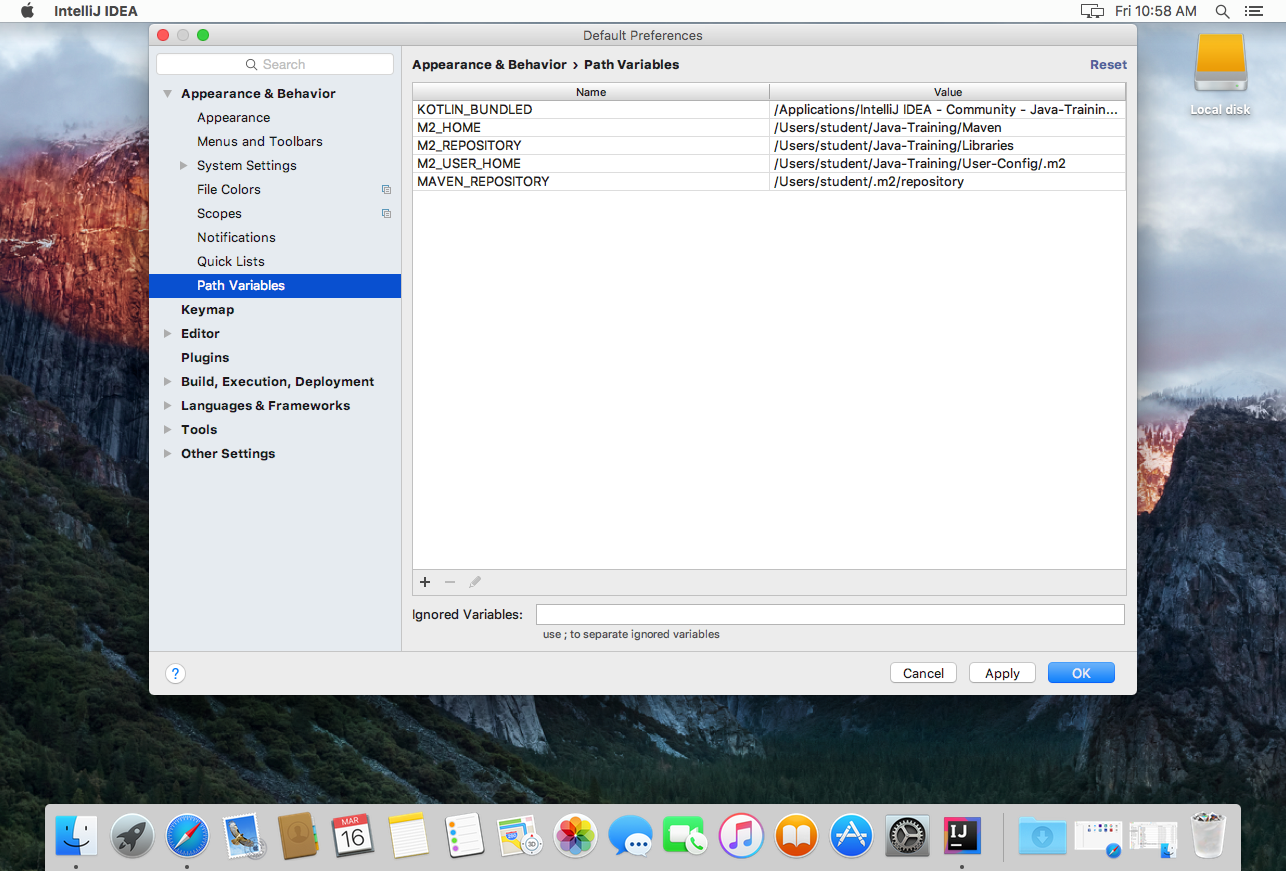
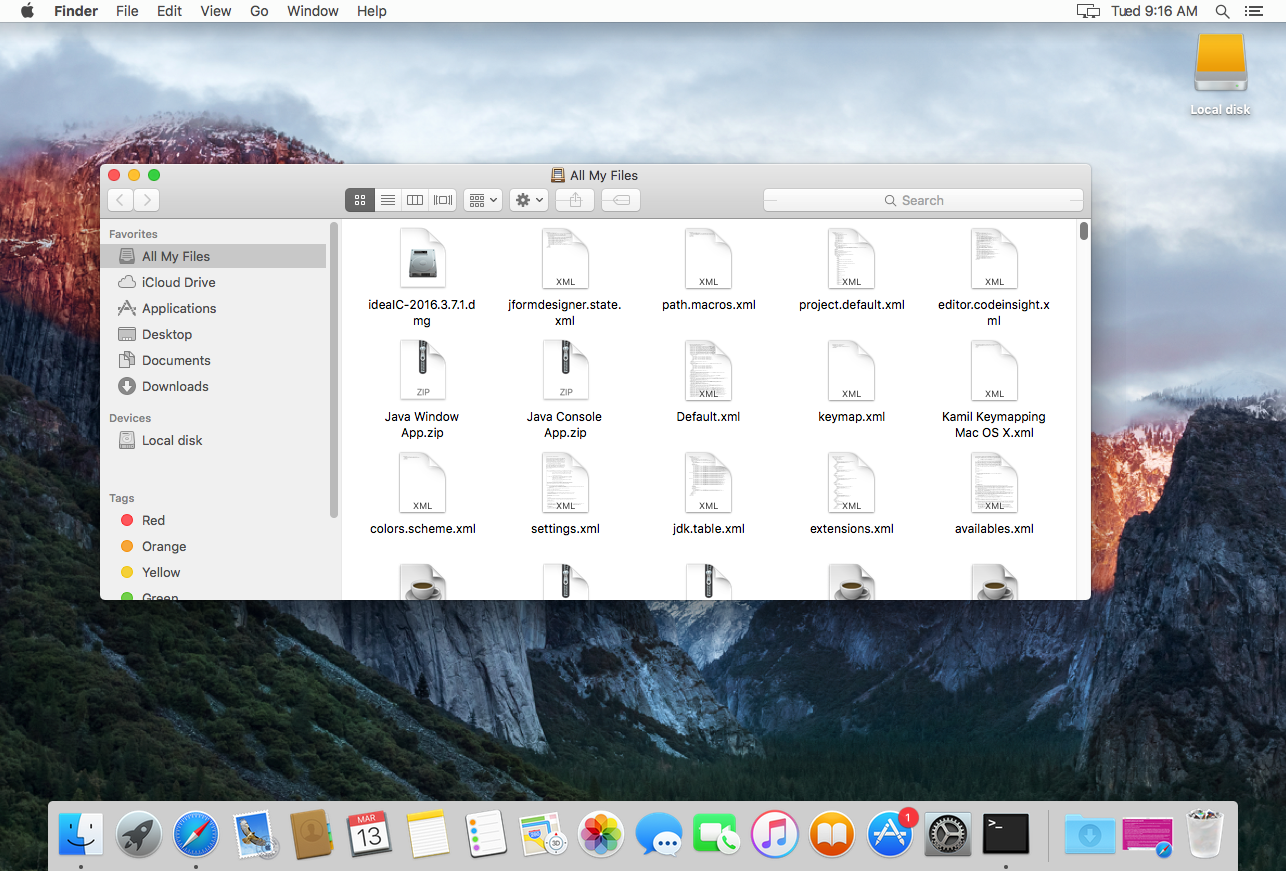
Layer changes from the first 1286 × 871 image to the second:
added layer "Layer 2" above "Rectangle 1 copy" over left=1126, top=5, right=1198, bottom=434
painted on "Layer 1" over left=44, top=4, right=1242, bottom=871
